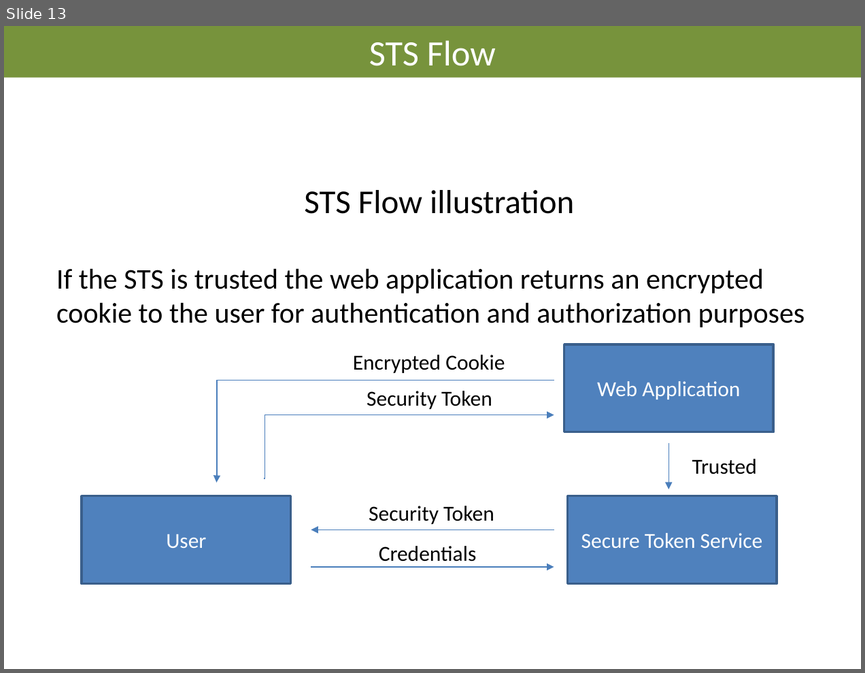
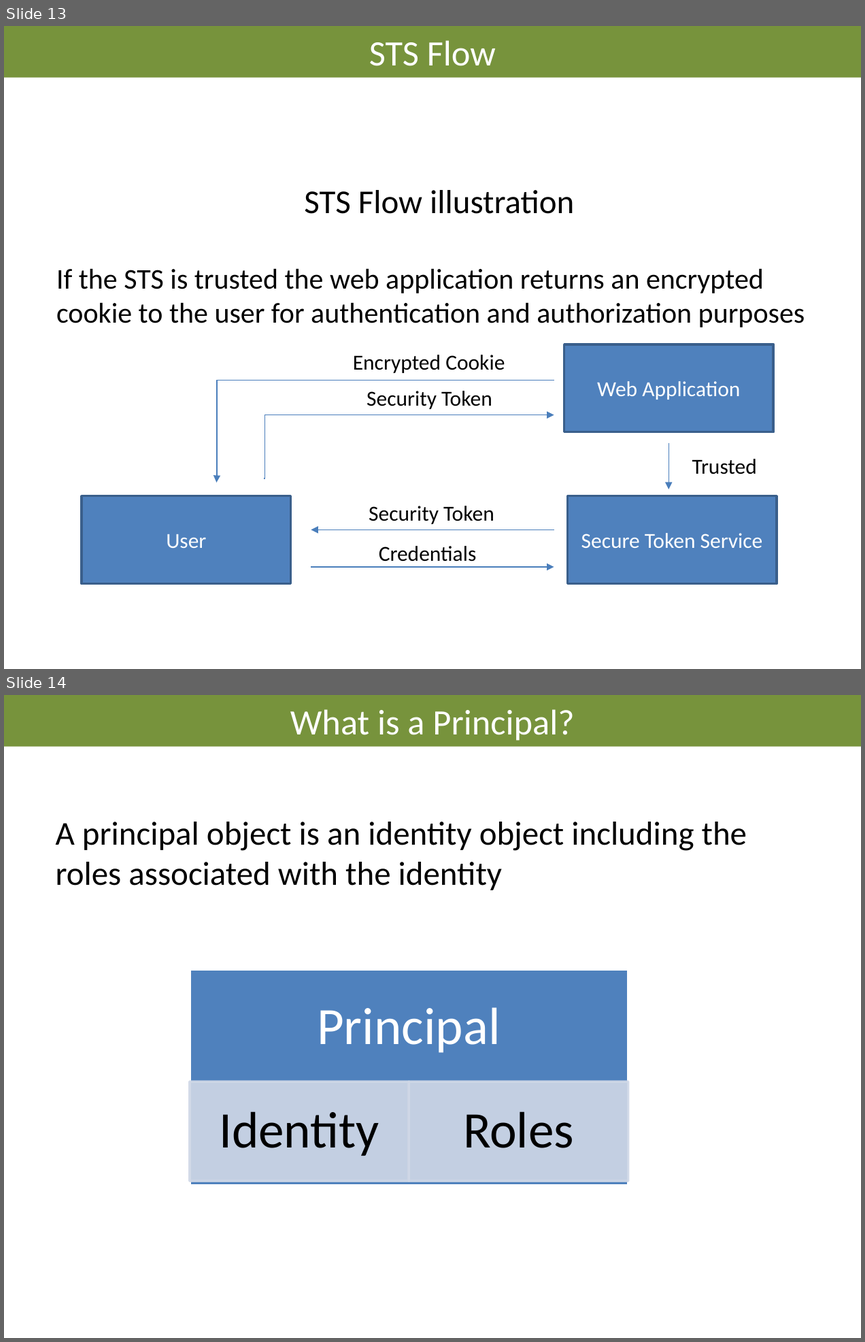
Before and after one commit to AndreasElffors/IdentityTemplate, a slide deck: Documents/Identity-Theory.pptx. Shown one above the other, each under a label of ours: slide 13 before the commit, slides 13 and 14 after it. The pictures are 865x673 and 865x1342 pixels, drawn with LibreOffice and Linux fonts; fonts in the diff are those of the drawing; background and template pictures are left out. Boxes give left, top, right and bottom in pixels: in the first picture for what was removed or moved away, otherwise in the second. Text is boxed around its words. In the diff, an @@ line names an element or a change of style, - is before the commit and + after.

```diff
--- a/Documents/Identity-Theory.pptx
+++ b/Documents/Identity-Theory.pptx
@@ slide 14 added at [4, 695, 861, 1338], background #FFFFFF @@
@@ title added at [4, 695, 861, 747], fill #77933C, 30 pt, text #FFFFFF @@
+What is a Principal?
@@ text added at [56, 821, 747, 890], 28 pt, text #000000 @@
+A principal object is an identity object including the roles associated with the identity
@@ group added at [190, 969, 629, 1185]: 3 rectangles, 3 texts @@
+Principal
+Identity
+Roles
```
Also in this commit, not shown: 2 other slides added, 1 other file.
